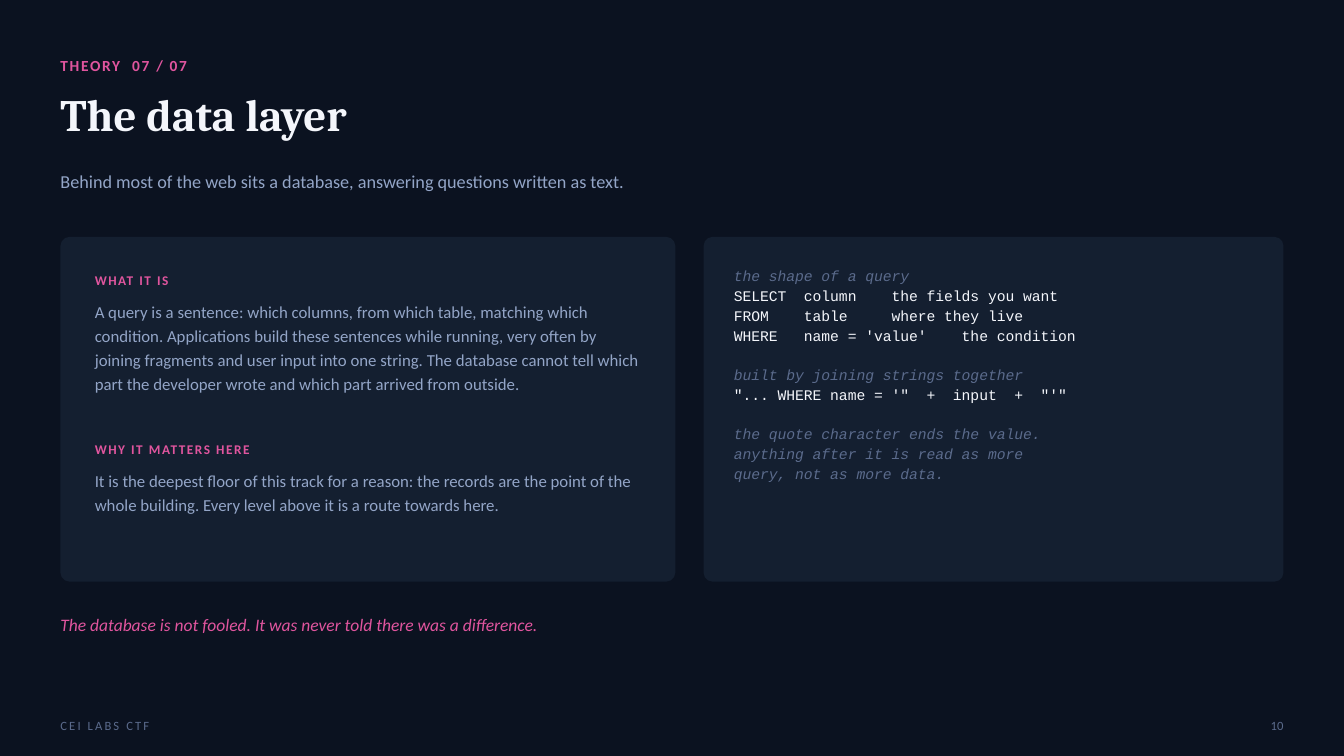
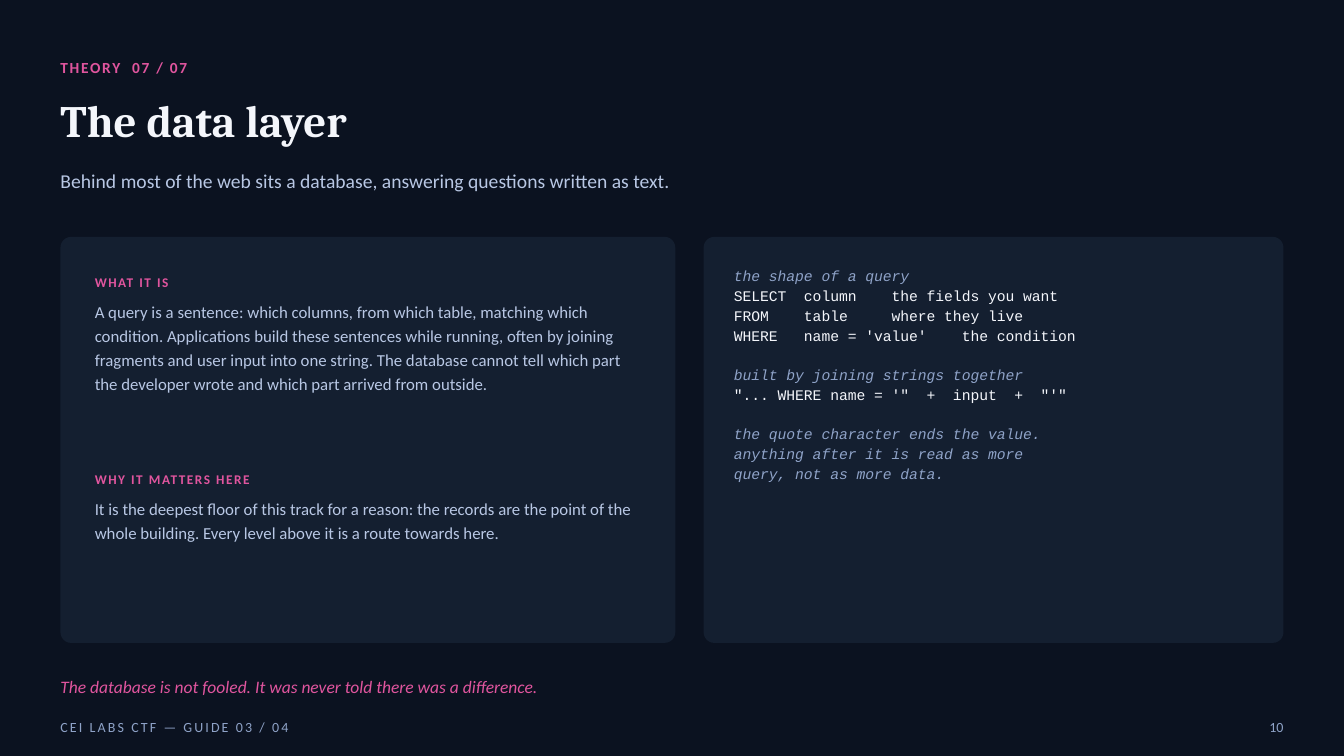
Before and after one commit to stoptalkingishh/cei-labs-event, a slide deck: slide 10 of presentation/game-guides/CEI-Labs-Game-Guide-03-Natas.pptx. Drawn at 1344x756 pixels with LibreOffice and Linux fonts; fonts in the diff are those of the drawing. Boxes give left, top, right and bottom in pixels: in the first picture for what was removed or moved away, otherwise in the second. Text is boxed around its words. In the diff, an @@ line names an element or a change of style, - is before the commit and + after.

```diff
--- a/presentation/game-guides/CEI-Labs-Game-Guide-03-Natas.pptx
+++ b/presentation/game-guides/CEI-Labs-Game-Guide-03-Natas.pptx
@@ text "Behind most of the web ..." at bbox=[60, 174, 669, 192]: size 13 to 14 pt, text colour #93A5C7 to #B8C7E4 @@
@@ rounded rectangle: place and size @@
-rounded rectangle at bbox=[60, 237, 676, 582]
+rounded rectangle at bbox=[60, 237, 676, 643]
@@ rounded rectangle: place and size @@
-rounded rectangle at bbox=[704, 237, 1284, 582]
+rounded rectangle at bbox=[704, 237, 1284, 643]
@@ text at bbox=[734, 271, 1041, 482]: text colour #5B6B8C to #8FA3C8 in "the shape of a query", "built by joining strings together", "the quote character ends the value.", "anything after it is read as more" and 1 more places @@
@@ text at bbox=[95, 306, 620, 393]: text changed; text colour #93A5C7 to #B8C7E4 @@
-A query is a sentence: which columns, from which table, matching which condition. Applications build these sentences while running, very often by joining fragments and user input into one string. The database cannot tell which part the developer wrote and which part arrived from outside.
+A query is a sentence: which columns, from which table, matching which condition. Applications build these sentences while running, often by joining fragments and user input into one string. The database cannot tell which part the developer wrote and which part arrived from outside.
@@ text "WHY IT MATTERS HERE": place and size @@
-text "WHY IT MATTERS HERE" at bbox=[95, 437, 641, 463]
+text "WHY IT MATTERS HERE" at bbox=[95, 465, 641, 491]
@@ text "It is the deepest floor ...": place and size @@
-text "It is the deepest floor ..." at bbox=[95, 475, 631, 514]
+text "It is the deepest floor ..." at bbox=[95, 503, 631, 542]
@@ text "It is the deepest floor ..." at bbox=[95, 503, 631, 542]: text colour #93A5C7 to #B8C7E4 @@
@@ line spacing 1 to 1.2 in 5 elements at bbox=[60, 50, 1284, 81], bbox=[60, 106, 346, 147], bbox=[95, 267, 641, 293], bbox=[95, 465, 641, 491], bbox=[60, 681, 537, 695] @@
@@ text "The database is not fooled. ...": place and size @@
-text "The database is not fooled. ..." at bbox=[60, 619, 537, 633]
+text "The database is not fooled. ..." at bbox=[60, 681, 537, 695]
@@ text "10" at bbox=[1269, 723, 1283, 732]: size 9 to 10 pt, text colour #5B6B8C to #8FA3C8; line spacing 1 to 1.2 @@
@@ text at bbox=[60, 723, 288, 732]: text changed; size 9 to 10 pt; text colour #5B6B8C to #8FA3C8 @@
-CEI LABS CTF
+CEI LABS CTF — GUIDE 03 / 04
```
Also in this commit, not shown: 12 other slides changed, 2 other files.
